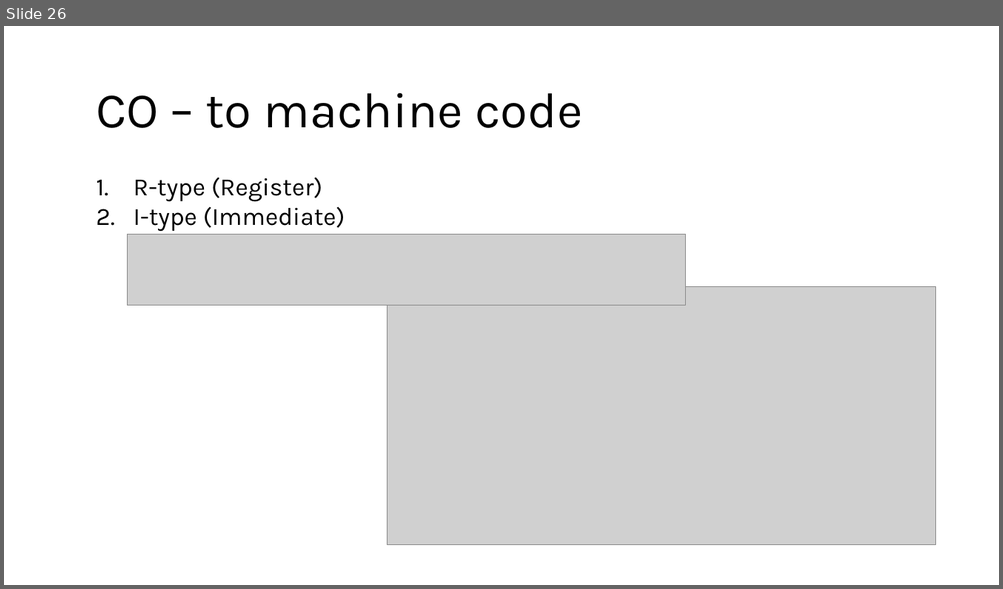
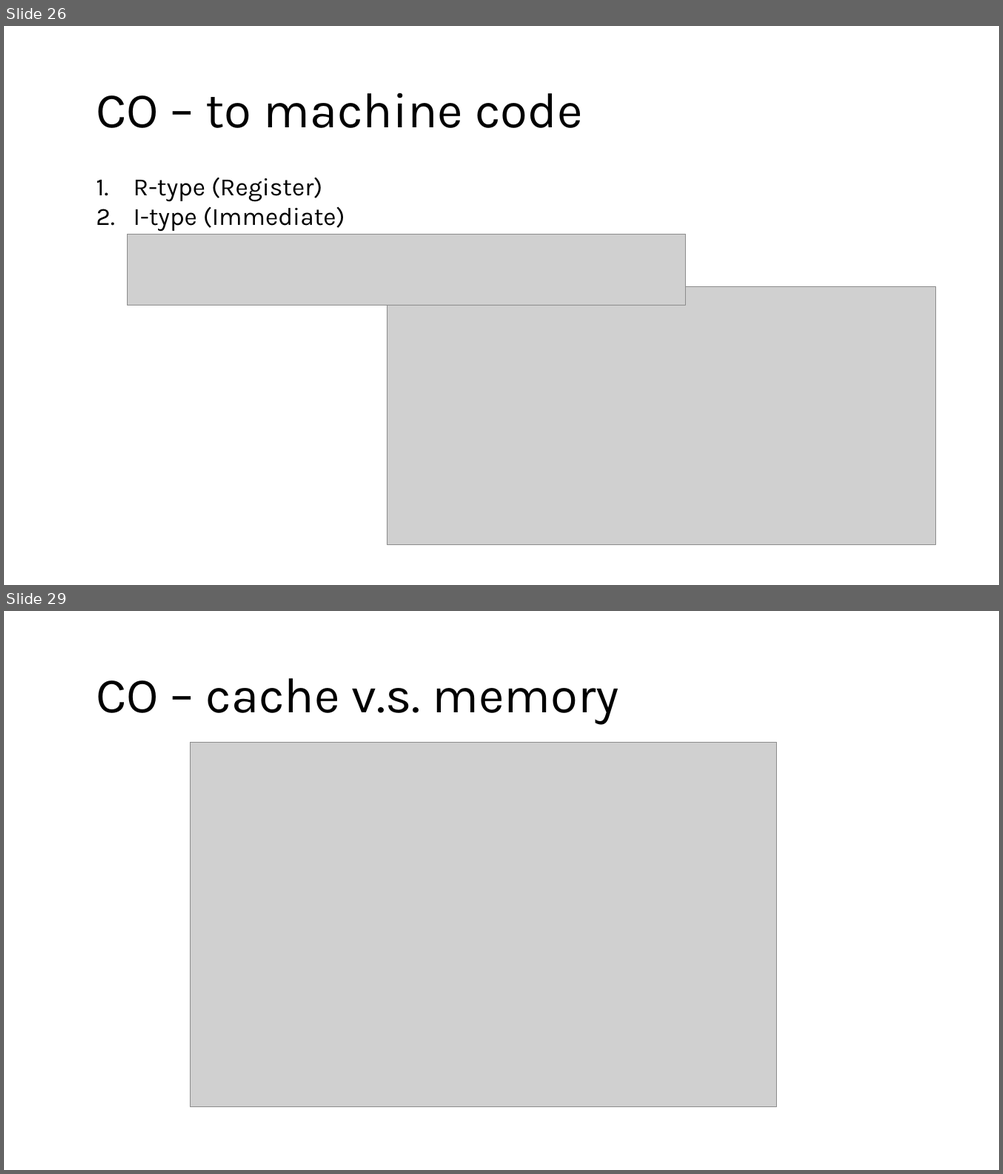
Before and after one commit to PuiPu/MasterExamPapers, a slide deck: 考研.pptx. Shown one above the other, each under a label of ours: slide 26 before the commit, slides 26 and 29 after it; the slides between them are not shown. The pictures are 1003x589 and 1003x1174 pixels, drawn with LibreOffice and Linux fonts; fonts in the diff are those of the drawing; grey boxes stand for pictures. Boxes give left, top, right and bottom in pixels: in the first picture for what was removed or moved away, otherwise in the second. Text is boxed around its words. In the diff, an @@ line names an element or a change of style, - is before the commit and + after.

```diff
--- a/考研.pptx
+++ b/考研.pptx
@@ slide 29 added at (4, 611, 999, 1170), background #FFFFFF @@
@@ text added at (96, 678, 618, 725), 48 pt, text #000000 @@
+CO – cache v.s. memory
@@ picture added at (190, 742, 777, 1107) @@
```
Also in this commit, not shown: 1 slide changed, 5 other slides added, 1 slide removed, 8 other files.
